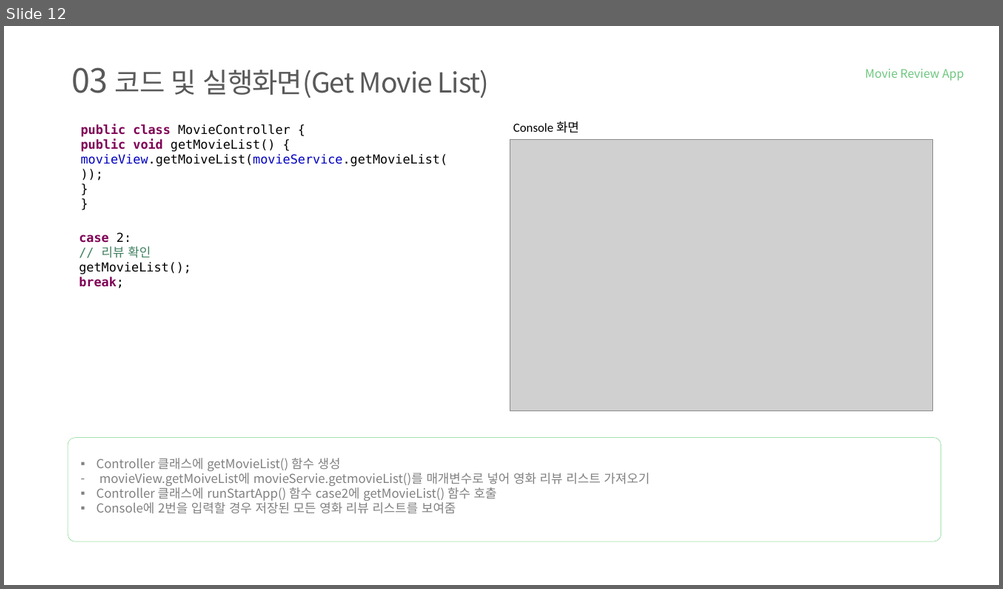
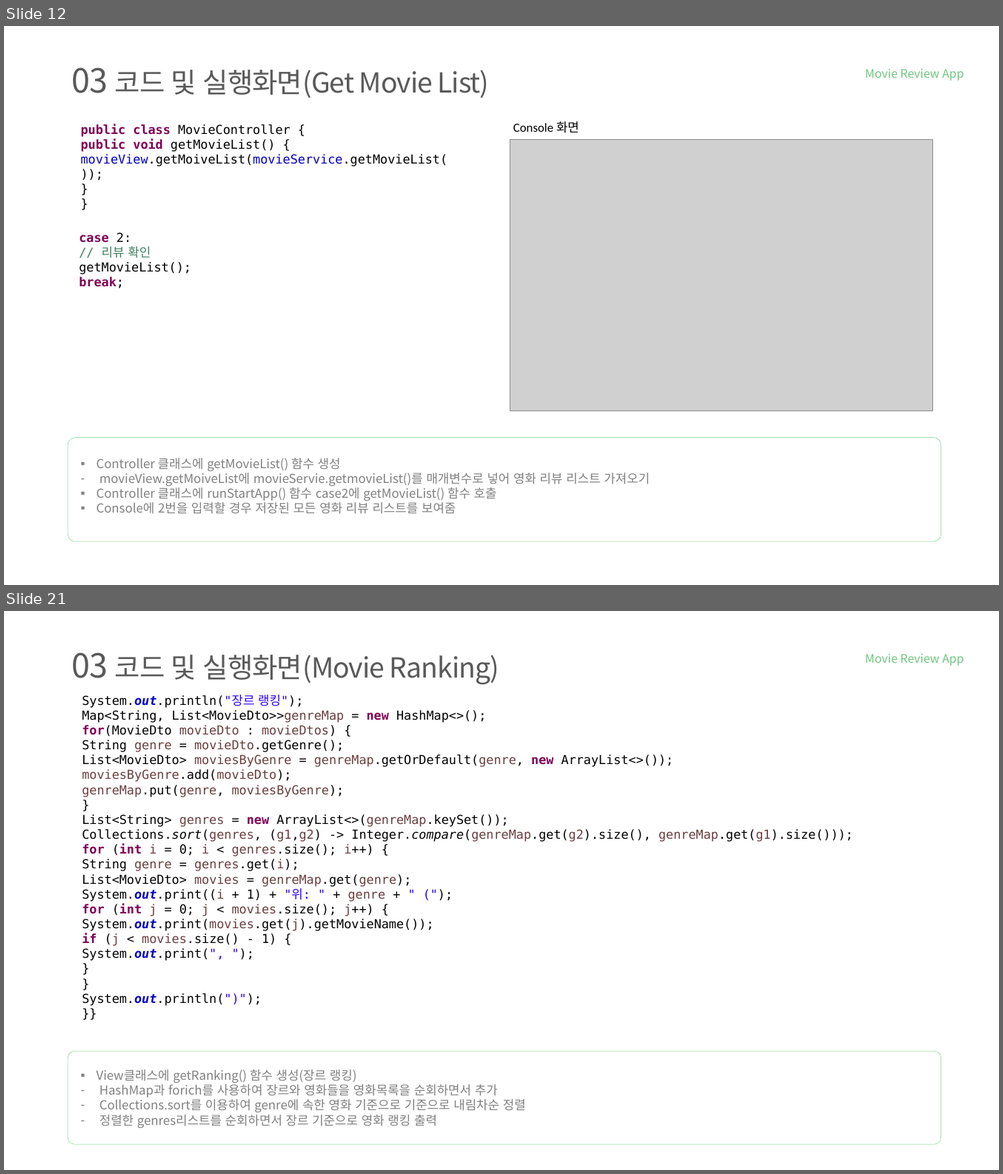
Before and after one commit to tnwjd121/MovieApp, a slide deck: ppt/국비(정보처리기능사)_백수정.pptx. Shown one above the other, each under a label of ours: slide 12 before the commit, slides 12 and 21 after it; the slides between them are not shown. The pictures are 1003x589 and 1003x1174 pixels, drawn with LibreOffice and Linux fonts; fonts in the diff are those of the drawing; grey boxes stand for pictures; background and template pictures are left out. Boxes give left, top, right and bottom in pixels: in the first picture for what was removed or moved away, otherwise in the second. Text is boxed around its words. In the diff, an @@ line names an element or a change of style, - is before the commit and + after.

```diff
--- a/ppt/국비(정보처리기능사)_백수정.pptx
+++ b/ppt/국비(정보처리기능사)_백수정.pptx
@@ slide 21 added at <box>4,611,999,1170</box>, background #FFFFFF @@
@@ text added at <box>72,652,499,685</box>, 40 pt, text #595959 @@
+03 코드 및 실행화면(Movie Ranking)
@@ text added at <box>865,654,963,666</box>, 17 pt, text #6EC67F @@
+Movie Review App
@@ text added at <box>82,695,853,1006</box>, 18 pt, text #000000 @@
+System.out.println("장르 랭킹");
+Map<String, List<MovieDto>>genreMap = new HashMap<>();
+for(MovieDto movieDto : movieDtos) {
+String genre = movieDto.getGenre();
+List<MovieDto> moviesByGenre = genreMap.getOrDefault(genre, new ArrayList<>());
+moviesByGenre.add(movieDto);
+genreMap.put(genre, moviesByGenre);
+}
+List<String> genres = new ArrayList<>(genreMap.keySet());
+Collections.sort(genres, (g1,g2) -> Integer.compare(genreMap.get(g2).size(), genreMap.get(g1).size()));
+for (int i = 0; i < genres.size(); i++) {
+String genre = genres.get(i);
+List<MovieDto> movies = genreMap.get(genre);
+System.out.print((i + 1) + "위: " + genre + " (");
+for (int j = 0; j < movies.size(); j++) {
+System.out.print(movies.get(j).getMovieName());
+if (j < movies.size() - 1) {
+System.out.print(", ");
+}
+}
+System.out.println(")");
+}}
@@ rounded rectangle added at <box>68,1051,940,1145</box>, outline #75D387 0.5 pt @@
@@ text added at <box>96,1070,526,1128</box>, 18 pt, text #808080 @@
+▪ View클래스에 getRanking() 함수 생성(장르 랭킹)
+– HashMap과 forich를 사용하여 장르와 영화들을 영화목록을 순회하면서 추가
+– Collections.sort를 이용하여 genre에 속한 영화 기준으로 기준으로 내림차순 정렬
+– 정렬한 genres리스트를 순회하면서 장르 기준으로 영화 랭킹 출력
```
Also in this commit, not shown: 3 slides changed, 9 other slides added, 2 slides removed, 1 other file.
